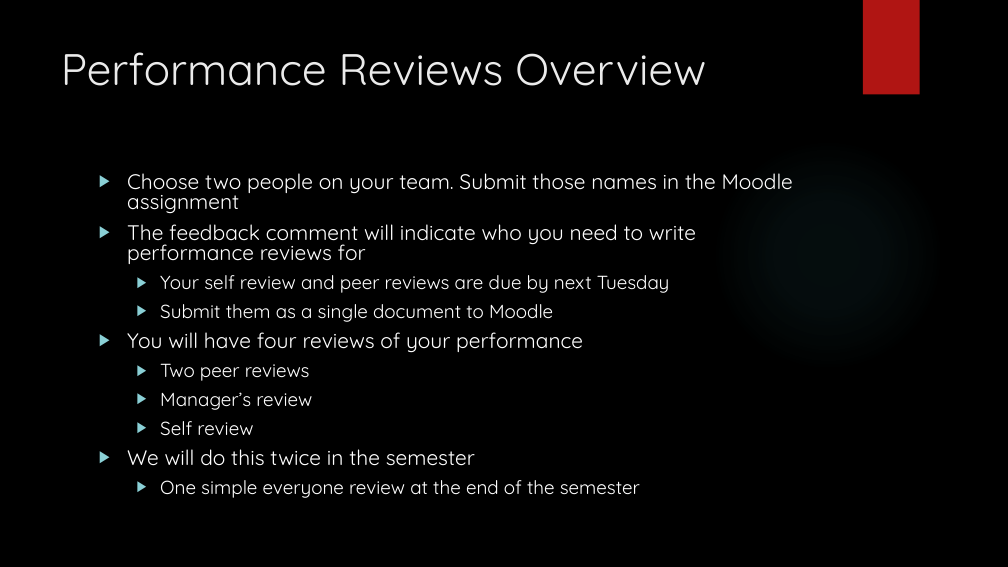
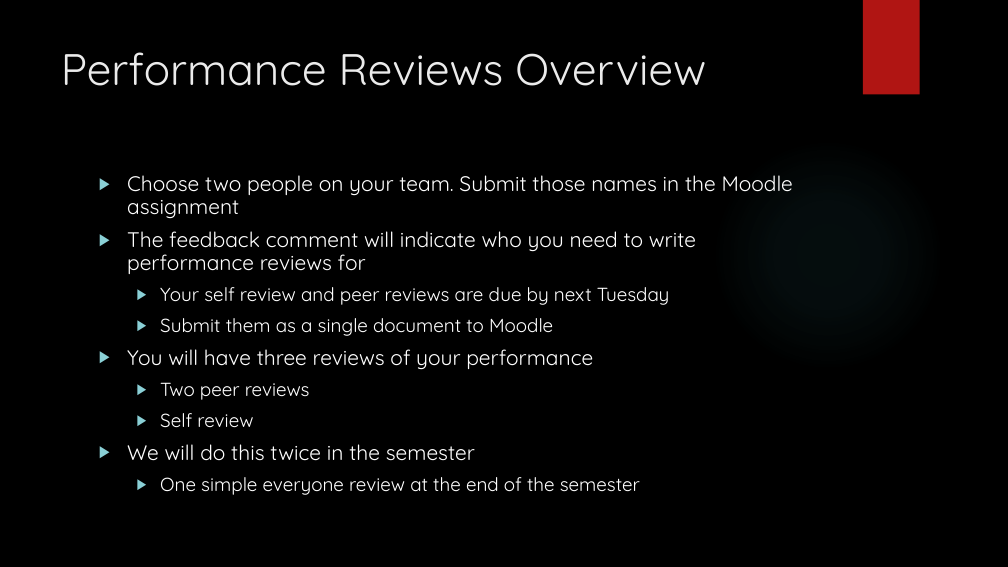
Before and after one commit to spazard1/softwareprocess2025, a slide deck: slide 5 of files/5 performance reviews.pptx. Drawn at 1008x567 pixels with LibreOffice and Linux fonts; fonts in the diff are those of the drawing; background and template pictures are left out. Boxes give left, top, right and bottom in pixels: in the first picture for what was removed or moved away, otherwise in the second. Text is boxed around its words. In the diff, an @@ line names an element or a change of style, - is before the commit and + after.

```diff
--- a/files/5 performance reviews.pptx
+++ b/files/5 performance reviews.pptx
@@ text at (127, 175, 793, 495): line spacing 0.8 to 0.9 @@
@@ text at (127, 349, 593, 370): text changed @@
-▶ You will have four reviews of your performance
+▶ You will have three reviews of your performance
@@ text at (160, 392, 312, 410): paragraph removed @@
-  ▶ Manager’s review
```
Also in this commit, not shown: 1 other slide changed, 1 other file.
